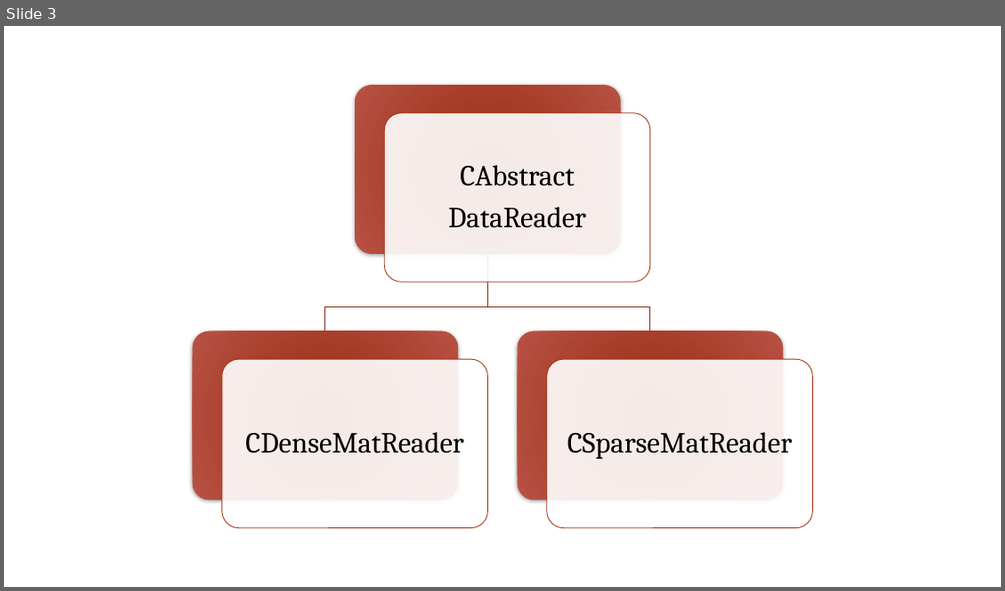
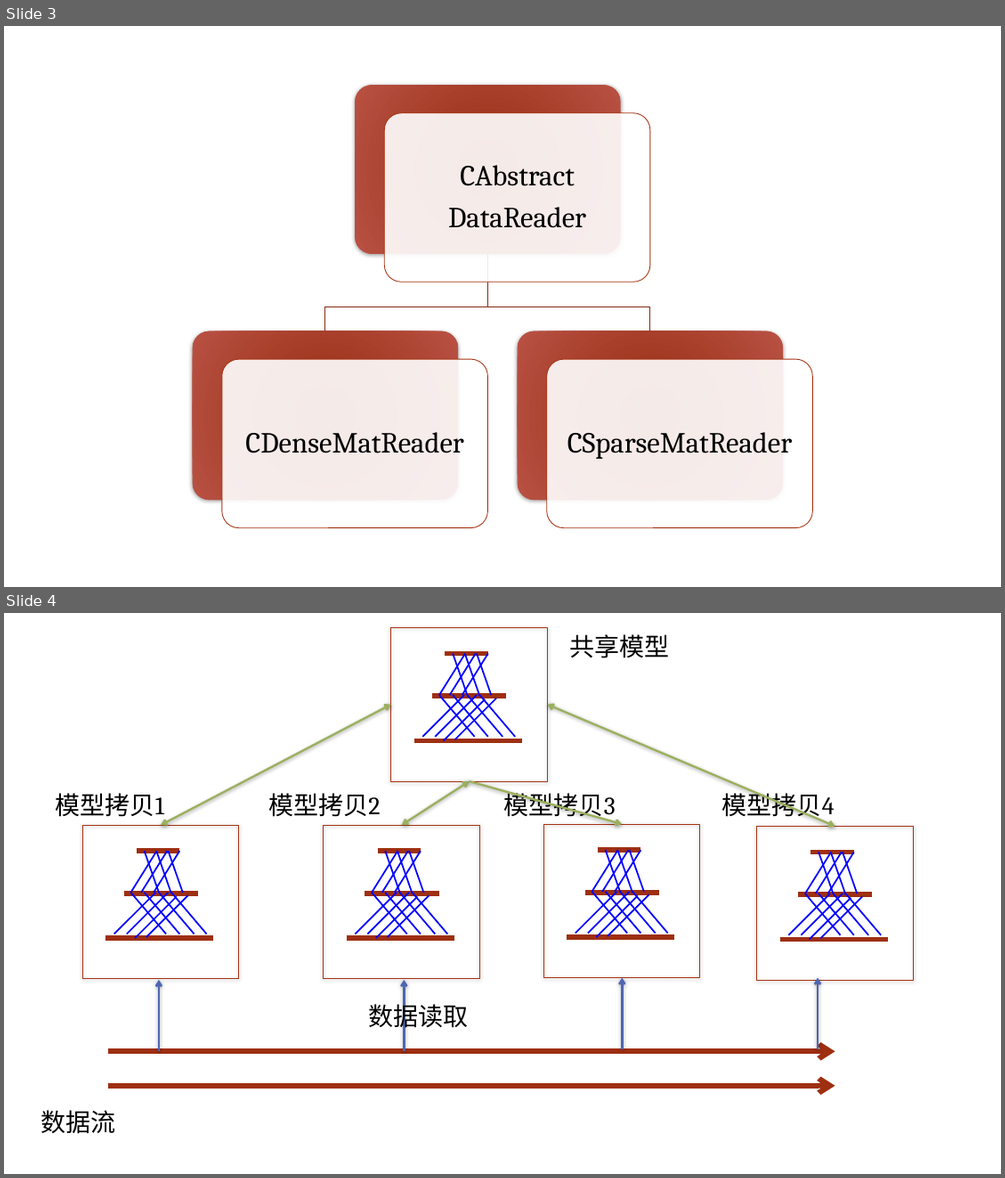
Before and after one commit to Hanjun-Dai/IECABrainDoc, a slide deck: Hanjun/Pictures.pptx. Shown one above the other, each under a label of ours: slide 3 before the commit, slides 3 and 4 after it. The pictures are 1005x591 and 1005x1178 pixels, drawn with LibreOffice and Linux fonts; fonts in the diff are those of the drawing; background and template pictures are left out. Boxes give left, top, right and bottom in pixels: in the first picture for what was removed or moved away, otherwise in the second. Text is boxed around its words. In the diff, an @@ line names an element or a change of style, - is before the commit and + after.

```diff
--- a/Hanjun/Pictures.pptx
+++ b/Hanjun/Pictures.pptx
@@ slide 4 added at (x1=4, y1=613, x2=1001, y2=1174), background picture (left out) @@
@@ text added at (x1=569, y1=634, x2=669, y2=658), 24 pt, text #000000 @@
+共享模型
@@ group added at (x1=390, y1=628, x2=547, y2=781): 17 lines, 1 rectangle @@
@@ double arrow added from (390, 705) to (161, 825), #9BB05E 2 pt @@
@@ double arrow added from (547, 705) to (834, 826), #9BB05E 2 pt @@
@@ text added at (x1=56, y1=793, x2=164, y2=821), 24 pt, text #000000 @@
+模型拷贝1
@@ text added at (x1=268, y1=793, x2=380, y2=817), 24 pt, text #000000 @@
+模型拷贝2
@@ double arrow added from (469, 781) to (402, 825), #9BB05E 2 pt @@
@@ arrow added from (469, 781) to (622, 824), #9BB05E 2 pt @@
@@ text added at (x1=504, y1=790, x2=615, y2=821), 24 pt, text #000000 @@
+模型拷贝3
@@ text added at (x1=722, y1=789, x2=834, y2=821), 24 pt, text #000000 @@
+模型拷贝4
@@ group added at (x1=82, y1=825, x2=239, y2=978): 17 lines, 1 rectangle @@
@@ group added at (x1=324, y1=825, x2=479, y2=978): 17 lines, 1 rectangle @@
@@ group added at (x1=544, y1=824, x2=700, y2=977): 17 lines, 1 rectangle @@
@@ group added at (x1=757, y1=826, x2=914, y2=980): 17 lines, 1 rectangle @@
@@ arrow added from (159, 1051) to (159, 980), #4E66B2 2 pt @@
@@ arrow added from (404, 1051) to (404, 980), #4E66B2 2 pt @@
@@ arrow added from (622, 1049) to (622, 978), #4E66B2 2 pt @@
@@ arrow added from (817, 1049) to (817, 978), #4E66B2 2 pt @@
@@ text added at (x1=369, y1=1000, x2=469, y2=1032), 24 pt, text #000000 @@
+数据读取
@@ arrow added from (108, 1051) to (834, 1051), #9F3011 5 pt @@
@@ arrow added from (108, 1086) to (834, 1086), #9F3011 5 pt @@
@@ text added at (x1=40, y1=1110, x2=115, y2=1134), 24 pt, text #000000 @@
+数据流
```
Also in this commit, not shown: 2 other slides added, 1 other file.
